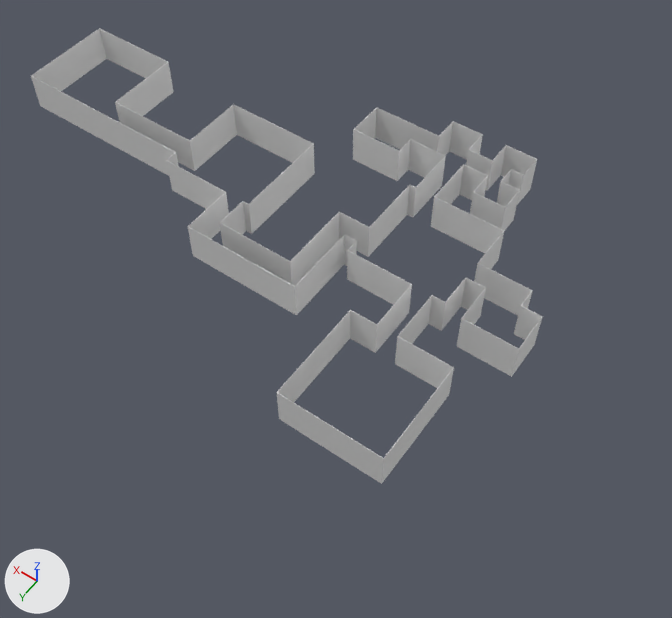
The FBX model Assets/Level_Design/Models/PrototypeLevels/Level2/Level2Walls.fbx as it was, and as the next commit left it.
Both versions are drawn from a camera (50 mm lens) standing at (-241.3, 48.5, 98.1) and looking at (-195.4, -15.8, -2.9). Arrows for +X, +Y and +Z are at lower left; the lights stay in place. Where no turn or scale is listed for an object, it has been applied to the vertices. Vertices at the same position are counted once.
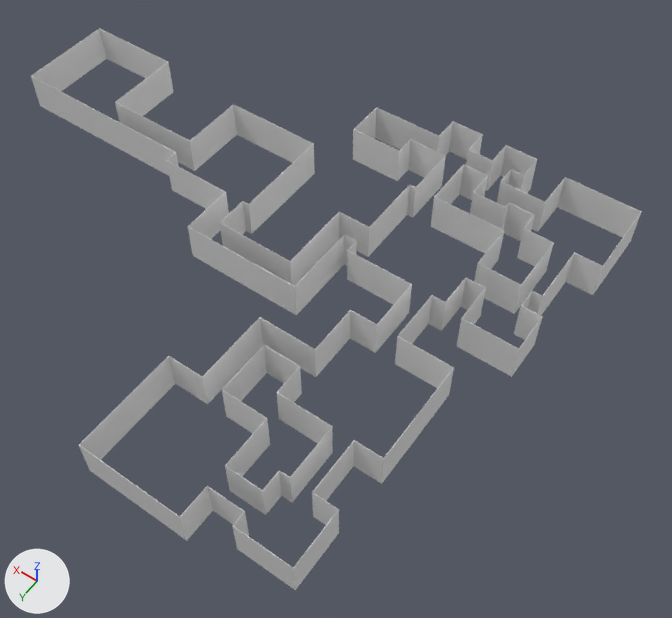
Commit message: Level2 updated main map

Where the change shows, as pixel boxes (x1, y1, x2, y2) in the pictures (672 x 618 px):
'Cube', reshaped (20% wider, 23% taller)
    before: (31, 28, 542, 484)
    after: (31, 28, 642, 590)
part 1 of me_cube_001, added
    after: (79, 310, 383, 590)
part 2 of me_cube_001, built on
    before: (492, 181, 533, 291)
    after: (474, 177, 642, 316)

What the commit changed:
me_cube_001 is used by ob_cube; location (-134.0, -35.0, 0.0).
me_cube_001 had 500 vertices, 498 faces and spanned x -87.1..0.1, y -14.1..39.0, z 0.0..6.0.
me_cube_001 now has 772 vertices, 762 faces and spans x -89.6..0.1, y -14.1..57.5, z 0.0..6.0.
me_cube_001 part 1: 184 vertices added at x -81.6..-53.2, y 31.5..57.5, z 0.0..6.0.
me_cube_001 part 2: 8 vertices moved from x -74.1..-74.0, y -7.1..-7.0, z 0.0..6.0 to x -78.0..-74.1, y -7.1..-4.0, z 0.0..6.0; 2 vertices removed from x -84.0, y 7.9, z 0.0..6.0; 90 vertices added at x -89.6..-74.0, y -13.1..8.0, z 0.0..6.0.
